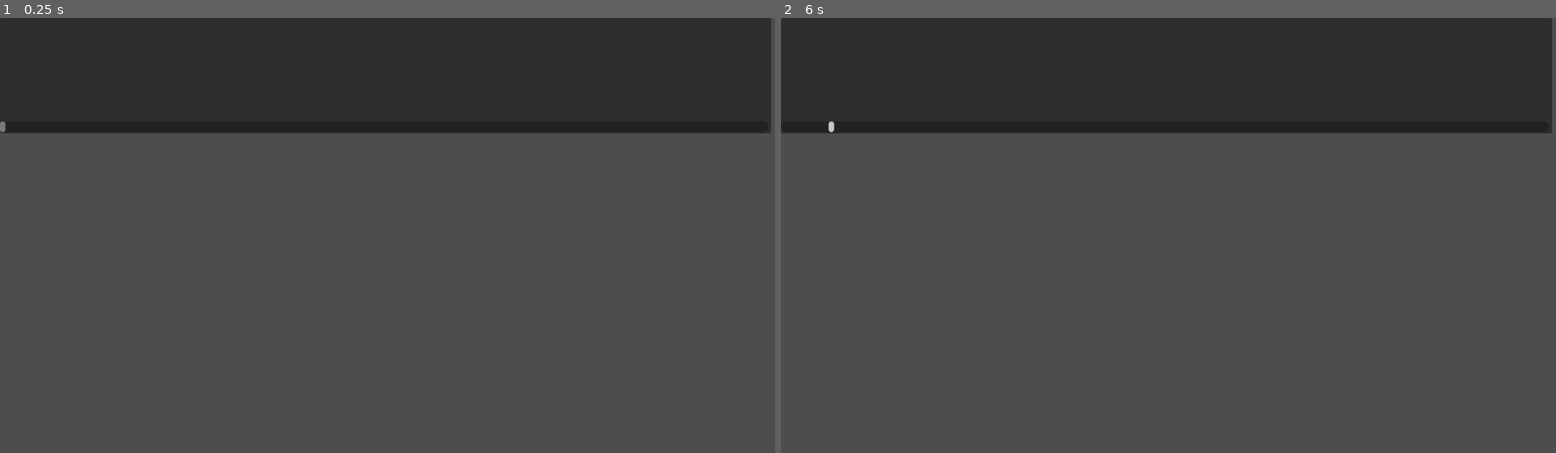
Above: before the commit, frames 1-2 (left to right).
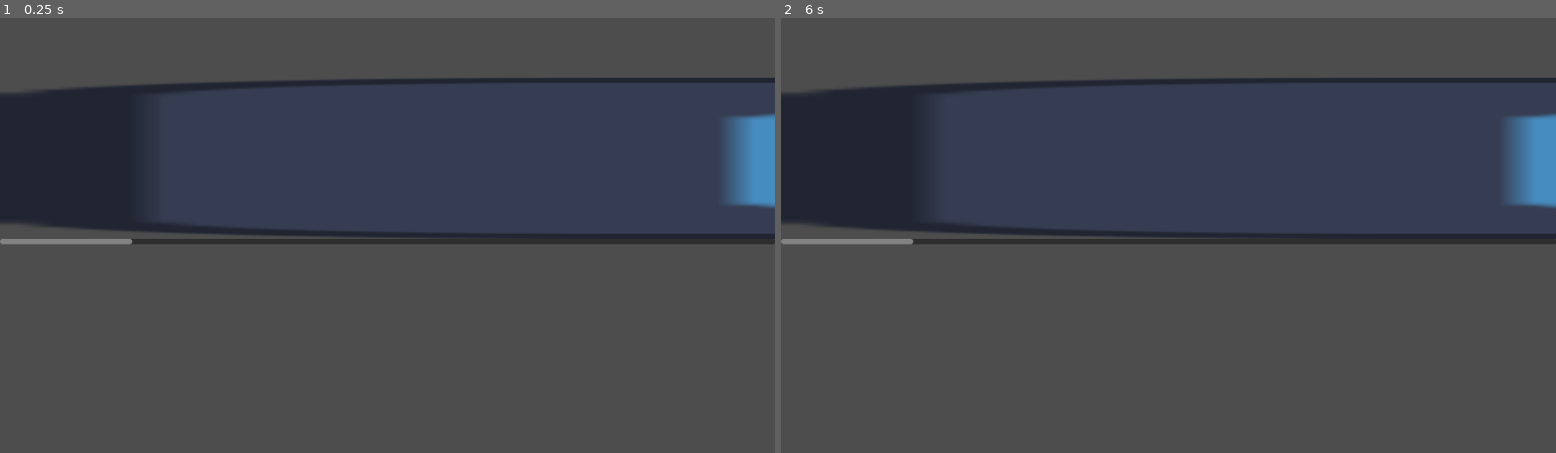
Above: after the commit, the same moments.

Repository: ValorZard/BandGame
Game: Godot game, scene res://beatmap_maker.tscn
The game is run twice, just before and just after one commit, with the same random seed, the same clock (stepped at 60 frames per second) and the same inputs. This scene is started directly instead of the project's main scene. The engine's default icon, where the game draws it, is replaced by a stand-in: a white triangle on a blue panel in a dark square.
Inputs (mouse positions are in pixels of both pictures, inside the frame that each line leads up to):
- Up to frame 1 (0.25 s): no input
- Up to frame 2 (6 s): tap Enter at 0.5, 2, 3.5 s; move the mouse to (1339, 213) at 0.52 s; tap A (note1) at 0.6, 3.6 s; click (1339, 213) at 0.67 s; tap Space at 1.25, 2.75, 4.25 s; move the mouse to (1013, 257) at 1.27 s; tap S (note2) at 1.35, 4.35 s; click (1013, 257) at 1.42 s; move the mouse to (1246, 139) at 2.02 s; tap D (note3) at 2.1, 5.1 s; click (1246, 139) at 2.17 s; move the mouse to (1129, 322) at 2.77 s; tap F (note4) at 2.85, 5.85 s; click (1129, 322) at 2.92 s; move the mouse to (1401, 300) at 3.52 s; click (1401, 300) at 3.67 s; move the mouse to (936, 170) at 4.27 s; click (936, 170) at 4.42 s; move the mouse to (1207, 235) at 5.02 s; click (1207, 235) at 5.17 s; move the mouse to (1052, 126) at 5.77 s; click (1052, 126) at 5.92 s

The runs differ from the first frame. In frame 1, 31% of the frame differs, in the area x 0-100%, y 0-53%; in frame 2, 31%.

Commit message:
FIGURED OUT HOW TO MAKE THING BIG

Diff:
--- /dev/null
+++ b/beatmap_maker.gd
@@ -0,0 +1,11 @@
+extends Control
+
+
+# Called when the node enters the scene tree for the first time.
+func _ready():
+	pass # Replace with function body.
+
+
+# Called every frame. 'delta' is the elapsed time since the previous frame.
+func _process(delta):
+	pass
--- a/beatmap_maker.tscn
+++ b/beatmap_maker.tscn
@@ -1,16 +1,25 @@
-[gd_scene format=3 uid="uid://bbf7rauxpqwti"]
+[gd_scene load_steps=4 format=3 uid="uid://bbf7rauxpqwti"]
+
+[ext_resource type="Script" path="res://beatmap_maker.gd" id="1_euq0e"]
+[ext_resource type="Texture2D" uid="uid://c2v8nak1xnxnn" path="res://assets/textures/notes/icon.svg" id="1_j8k14"]
+[ext_resource type="Script" path="res://note_timeline.gd" id="3_g62q5"]
 
 [node name="beatmap_maker" type="Control"]
 layout_mode = 3
 anchors_preset = 0
+script = ExtResource("1_euq0e")
 
-[node name="Panel" type="Panel" parent="."]
+[node name="ScrollContainer" type="ScrollContainer" parent="."]
 layout_mode = 0
-offset_right = 1146.0
-offset_bottom = 172.0
+offset_top = 89.0
+offset_right = 1153.0
+offset_bottom = 337.0
+horizontal_scroll_mode = 2
 
-[node name="HScrollBar" type="HScrollBar" parent="Panel"]
+[node name="NoteTimeline" type="TextureRect" parent="ScrollContainer"]
+custom_minimum_size = Vector2(7000, 0)
 layout_mode = 2
-offset_top = 154.0
-offset_right = 1142.0
-offset_bottom = 170.0
+size_flags_horizontal = 3
+size_flags_vertical = 3
+texture = ExtResource("1_j8k14")
+script = ExtResource("3_g62q5")
--- /dev/null
+++ b/note_timeline.gd
@@ -0,0 +1,15 @@
+extends TextureRect
+
+
+# Called when the node enters the scene tree for the first time.
+func _ready():
+	pass # Replace with function body.
+
+func _gui_input(event):
+	if event is InputEventMouseButton:
+		if event.button_index == MOUSE_BUTTON_LEFT and event.pressed:
+			print("I've been clicked at: ", event.position)
+
+# Called every frame. 'delta' is the elapsed time since the previous frame.
+func _process(delta):
+	pass
